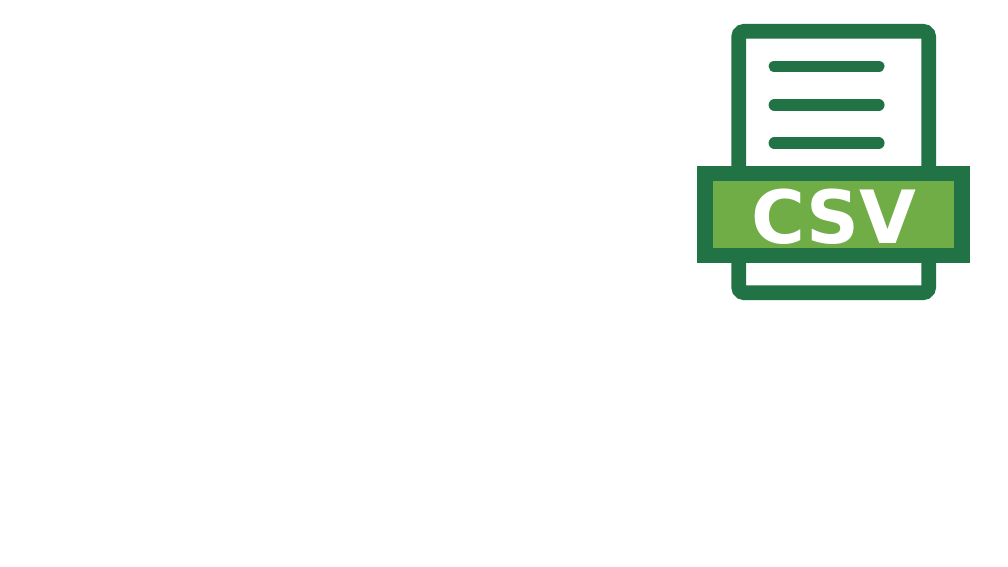
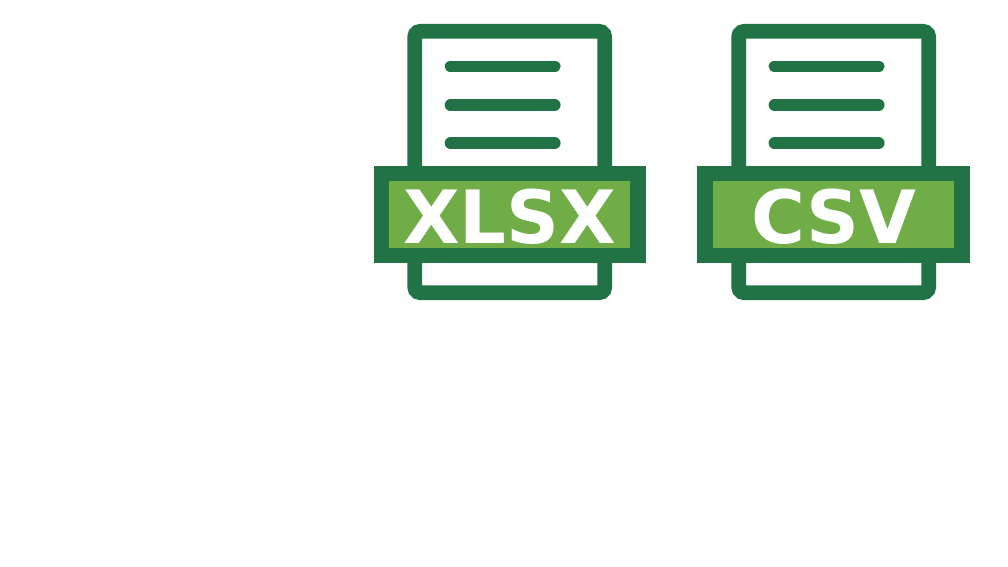
Before and after one commit to scrutinydebugger/scrutiny-devtools, a slide deck: slide 6 of graphics/graphics.pptx. Drawn at 1008x567 pixels with LibreOffice and Linux fonts; fonts in the diff are those of the drawing. Boxes give left, top, right and bottom in pixels: in the first picture for what was removed or moved away, otherwise in the second. Text is boxed around its words. In the diff, an @@ line names an element or a change of style, - is before the commit and + after.

```diff
--- a/graphics/graphics.pptx
+++ b/graphics/graphics.pptx
@@ group added at [382,31,639,293]: 3 lines, 1 rounded rectangle, 1 rectangle @@
+XLSX
```
Also in this commit, not shown: 1 other slide changed, 4 other files.
